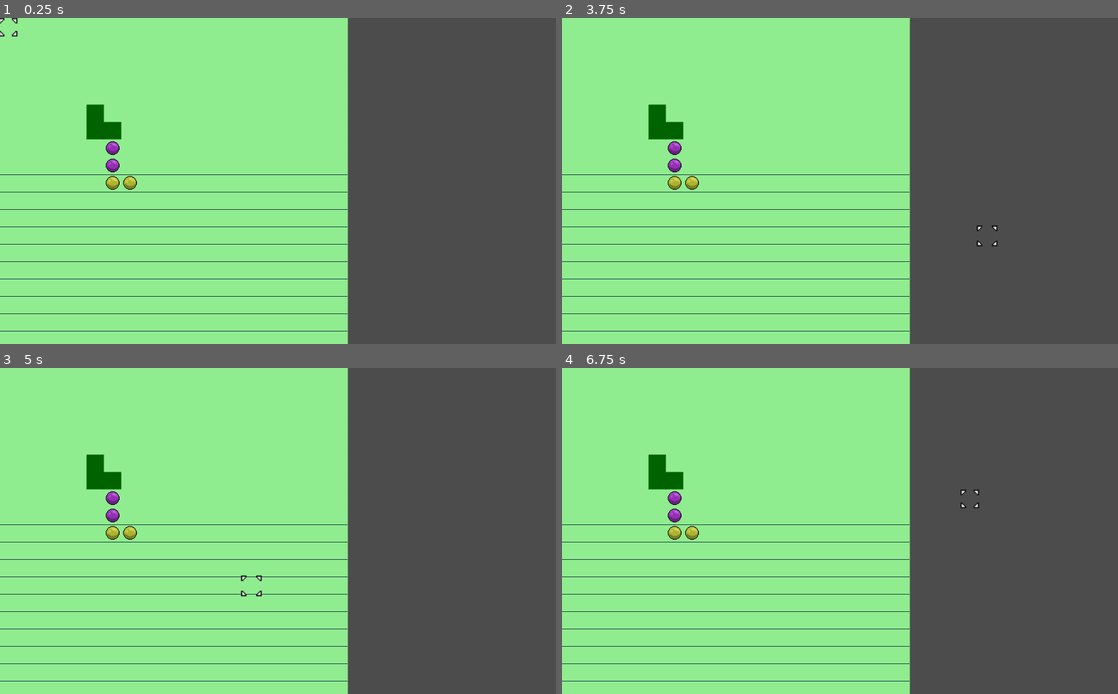
Above: before the commit, frames 1-4 (two rows, left to right).
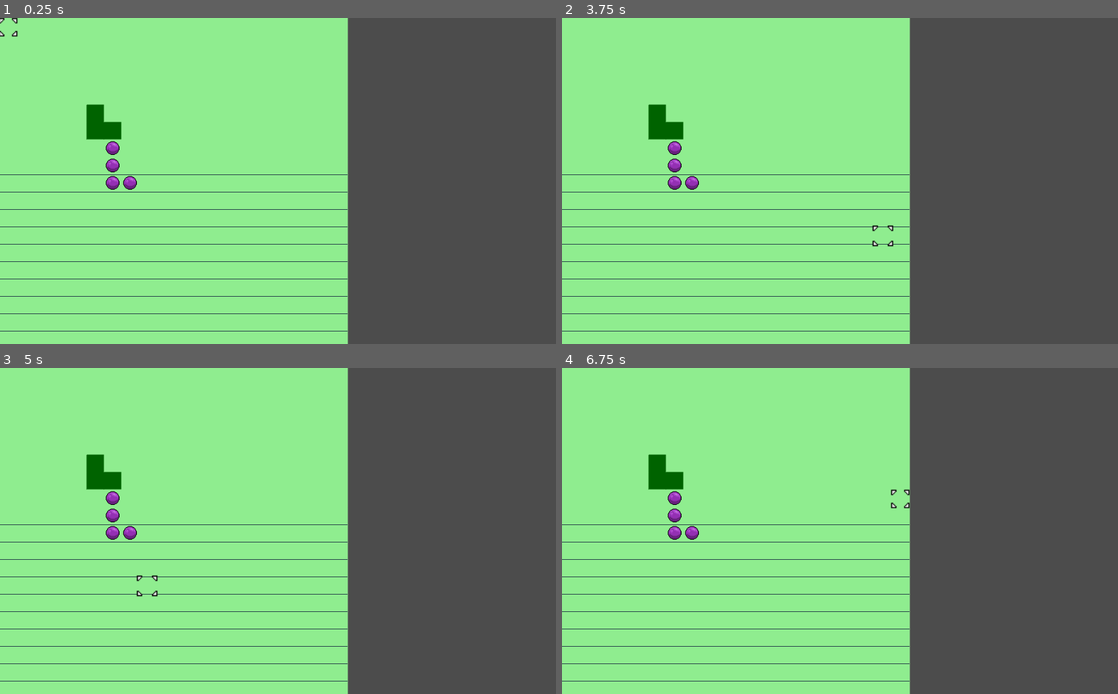
Above: after the commit, the same moments.

Repository: DaveRendell/gridcursor
Game: Godot game, scene res://SquareGrid.tscn
Two runs of this game, one before a commit and one after it. Both use one fixed random seed, a clock stepped at 60 frames per second and the inputs below.
Inputs (mouse positions are in pixels of both pictures, inside the frame that each line leads up to):
- Up to frame 1 (0.25 s): no input
- Up to frame 2 (3.75 s): tap Enter (ui_accept) at 0.5, 0.77, 1.52, 2.75, 3.02 s; move the mouse to (962, 164) at 0.52 s; hold Right (ui_right) 0.53-1.28 s; click (962, 164) at 0.67 s; move the mouse to (728, 197) at 1.27 s; hold Down (ui_down) 1.28-2.03 s; click (728, 197) at 1.42 s; move the mouse to (895, 109) at 2.02 s; hold Right (ui_right) 2.03-2.78 s; click (895, 109) at 2.17 s; move the mouse to (812, 246) at 2.77 s; hold Up (ui_up) 2.78-3.53 s; click (812, 246) at 2.92 s; move the mouse to (1006, 229) at 3.52 s; hold Left (ui_left) from 3.53 s (still down); click (1006, 229) at 3.67 s
- Up to frame 3 (5 s): keep holding Left (ui_left); tap Enter (ui_accept) at 3.77, 4.52 s; move the mouse to (111, 482) at 4.27 s; click (111, 482) at 4.42 s
- Up to frame 4 (6.75 s): move the mouse to (867, 531) at 5.02 s; release Left (ui_left) at 5.03 s; hold Down (ui_down) 5.03-5.78 s; click (867, 531) at 5.17 s; move the mouse to (756, 449) at 5.77 s; hold Right (ui_right) 5.78-6.53 s; click (756, 449) at 5.92 s; tap Enter (ui_accept) at 6.02, 6.5 s; move the mouse to (962, 514) at 6.52 s; hold Up (ui_up) from 6.53 s (still down); click (962, 514) at 6.67 s

The runs differ from the first frame. In frame 1, 0.1% of the frame differs, in the area x 19-25%, y 48-53%; in frame 2, 0.3%; in frame 3, 0.3%, in the area x 19-48%, y 48-71%; in frame 4, 0.3%.

Commit message:
Add manual path setting

Diff:
--- a/Grid.gd
+++ b/Grid.gd
@@ -8,6 +8,7 @@
 
 var terrain_grid: Array
 var highlights: Array = []
+var path = []
 
 var terrain_types = []
 
@@ -20,6 +21,7 @@
 
 var send_clicks_as_signal = false
 signal click
+signal cursor_move
 
 var transparent: bool = false
 
@@ -60,6 +62,10 @@
 # Should be overwritten to match the coordinate system of this grid
 func position_from_coordinates(x: int, y: int) -> Vector2:
 	push_error("Implement position_from_coordinates in inheriting scene")
+	return Vector2.ZERO
+
+func cell_centre_position(x: int, y: int) -> Vector2:
+	push_error("Implement cell_centre_position in inheriting scene")
 	return Vector2.ZERO
 
 # Takes a relative position and returns the 2D grid coordinates in an array
@@ -88,12 +94,21 @@
 		var colour = highlight[2]
 		colour.a = 0.3
 		draw_colored_polygon(cell_corners(x, y), colour, PoolVector2Array(), null, null, true)
+	if path.size() > 0:
+		for i in range(1, path.size()):
+			var from = cell_centre_position(path[i - 1][0], path[i - 1][1])
+			var to = cell_centre_position(path[i][0], path[i][1])
+
+			draw_line(from, to, Color.coral, grid_size * 0.5, true)
 
 func set_position_to_mouse_cursor():
 	var mouse_relative_position = get_global_mouse_position() - global_position
 	var coords = coordinates_from_position(mouse_relative_position)
-	cursor_x = coords[0]
-	cursor_y = coords[1]
+	if (cursor_x != coords[0]) or (cursor_y != coords[1]):
+		cursor_x = max(0, min(coords[0], grid_width - 1))
+		cursor_y = max(0, min(coords[1], grid_height - 1))
+		if send_clicks_as_signal:
+			emit_signal("cursor_move", self)
 
 func add_highlight(x: int, y: int, colour: Color):
 	highlights.append([x, y, colour])
@@ -116,19 +131,25 @@
 		output[node.x][node.y] = node
 	return output
 
+func move_cursor(d_x: int, d_y: int):
+	cursor_x += d_x
+	cursor_y += d_y
+	if send_clicks_as_signal:
+		emit_signal("cursor_move", self)
+
 func _input(event):
 	if active:
 		if event.is_action_pressed("ui_up") and cursor_y > 0:
-			cursor_y -= 1
+			move_cursor(0, -1)
 			$Cursor/ScrollStartTimer.start()
 		if event.is_action_pressed("ui_down") and cursor_y < grid_height - 1:
-			cursor_y += 1
+			move_cursor(0, 1)
 			$Cursor/ScrollStartTimer.start()
 		if event.is_action_pressed("ui_left") and cursor_x > 0:
-			cursor_x -= 1
+			move_cursor(-1, 0)
 			$Cursor/ScrollStartTimer.start()
 		if event.is_action_pressed("ui_right") and cursor_x < grid_width - 1:
-			cursor_x += 1
+			move_cursor(1, 0)
 			$Cursor/ScrollStartTimer.start()
 
 		if event.is_action_released("ui_up") \
@@ -149,21 +170,19 @@
 
 func scroll_cursor():
 	if Input.is_action_pressed("ui_up") and cursor_y > 0:
-		cursor_y -= 1
+		move_cursor(0, -1)
 	if Input.is_action_pressed("ui_down") and cursor_y < grid_height - 1:
-		cursor_y += 1
+		move_cursor(0, 1)
 	if Input.is_action_pressed("ui_left") and cursor_x > 0:
-		cursor_x -= 1
+		move_cursor(-1, 0)
 	if Input.is_action_pressed("ui_right") and cursor_x < grid_width - 1:
-		cursor_x += 1
+		move_cursor(1, 0)
 
 func click_position(x, y):
 	print("Clicked grid position %d %d" % [x, y])
 	if send_clicks_as_signal:
-		print("Sending grid click as signal")
 		emit_signal("click", self)
 	else:
-		print("Looking for selectable grid node")
 		for node in $GridNodes.get_children():
 			if node.has_method("select"):
 				if node.x == x and node.y == y:
@@ -181,7 +200,6 @@
 	$GridNodes.get_children()
 
 func draw_nodes():
-	print($GridNodes.get_child_count())
 	for node in $GridNodes.get_children():
 		var grid_node = (node as GridNode)
 		node.position = position_from_coordinates(grid_node.x, grid_node.y)
--- a/Grid.tscn
+++ b/Grid.tscn
@@ -24,7 +24,6 @@
 scale = Vector2( 2, 2 )
 z_index = 5
 frames = SubResource( 2 )
-frame = 1
 playing = true
 offset = Vector2( 7, 7 )
 
--- a/HexGrid.gd
+++ b/HexGrid.gd
@@ -15,11 +15,12 @@
 	return out
 
 
-# QQ: Still not quite right
 func coordinates_from_position(p: Vector2) -> Array:
 	var coords = pixel_to_offset_hex(p.x - 0.5 * grid_size, p.y- 0.5 * grid_size)
 	return coords
 
+func cell_centre_position(x: int, y: int) -> Vector2:
+	return position_from_coordinates(x, y) + Vector2(0.5 * grid_size, hex_size)
 
 func draw_grid():
 	# Set background dimensions
--- a/HexGrid.tscn
+++ b/HexGrid.tscn
@@ -11,8 +11,7 @@
 show_behind_parent = true
 color = Color( 1, 1, 1, 0.513726 )
 
+[node name="Cursor" parent="." index="1"]
+frame = 1
+
 [node name="Unit" parent="GridNodes" index="0" instance=ExtResource( 3 )]
-movement_type = "foot"
-
-[node name="Highlights" parent="." index="3"]
-show_behind_parent = false
--- a/SquareGrid.gd
+++ b/SquareGrid.gd
@@ -5,6 +5,9 @@
 
 func position_from_coordinates(x: int, y: int) -> Vector2:
 	return Vector2(x * grid_size, y * grid_size)
+
+func cell_centre_position(x: int, y: int) -> Vector2:
+	return position_from_coordinates(x, y) + Vector2(0.5 * grid_size, 0.5 * grid_size)
 
 func coordinates_from_position(p: Vector2) -> Array:
 	return [p.x / grid_size, p.y / grid_size]
--- a/SquareGrid.tscn
+++ b/SquareGrid.tscn
@@ -10,6 +10,9 @@
 [node name="Background" parent="." index="0"]
 show_behind_parent = true
 
+[node name="Cursor" parent="." index="1"]
+frame = 1
+
 [node name="Unit" parent="GridNodes" index="0" instance=ExtResource( 4 )]
 x = 6
 y = 8
@@ -17,12 +20,10 @@
 [node name="Unit2" parent="GridNodes" index="1" instance=ExtResource( 4 )]
 x = 6
 y = 9
-team = 1
 
 [node name="Unit3" parent="GridNodes" index="2" instance=ExtResource( 4 )]
 x = 7
 y = 9
-team = 1
 
 [node name="Unit4" parent="GridNodes" index="3" instance=ExtResource( 4 )]
 x = 6
--- a/Unit.gd
+++ b/Unit.gd
@@ -10,7 +10,6 @@
 	if team == 1:
 		$AnimatedSprite.animation = "yellow"
 
-
 func select(grid):
 	var options = movement_options(grid)
 	grid.send_clicks_as_signal = true
@@ -18,6 +17,7 @@
 		grid.add_highlight(option[0], option[1], Color.aquamarine)
 
 	grid.connect("click", self, "handle_grid_click")
+	grid.connect("cursor_move", self, "handle_cursor_move")
 
 func handle_grid_click(grid):
 	var options = movement_options(grid)
@@ -34,7 +34,33 @@
 		grid.draw_nodes()
 		grid.clear_highlights()
 		grid.send_clicks_as_signal = false
+		grid.path = []
 		grid.disconnect("click", self, "handle_grid_click")
+		grid.disconnect("cursor_move", self, "handle_cursor_move")
+
+func handle_cursor_move(grid):
+	var c_x = grid.cursor_x
+	var c_y = grid.cursor_y
+	if grid.path.size() > 0:
+		var already_on_path = grid.path.find([c_x, c_y])
+		if already_on_path >= 0:
+			grid.path = grid.path.slice(0, already_on_path)
+			grid.update()
+			return
+		# TODO: if not adjacent, reset to auto
+		var path_end = grid.path[-1]
+		var adjacent_cells = grid.get_adjacent_cells(path_end[0], path_end[1])
+		if adjacent_cells.has([c_x, c_y]):
+			var manual_path = grid.path.duplicate()
+			manual_path.append([c_x, c_y])
+			if movement_cost_of_path(grid, manual_path) <= movement:
+				grid.path = manual_path
+				grid.update()
+				return
+	var auto_path = get_path_to_coords(grid, grid.cursor_x, grid.cursor_y)
+	if auto_path.size() > 0:
+		grid.path = auto_path
+		grid.update()
 
 func calculate_movement(grid):
 	# Generate grid containing movement free at each tile, initialise with all -1
@@ -62,9 +88,7 @@
 			for a in adjacent_cells:
 				var a_x = a[0]
 				var a_y = a[1]
-				# TODO update with terrain based movement cost
-				var a_terrain = grid.terrain_grid[a_x][a_y]
-				var a_cost = grid.terrain_types[a_terrain]["movement"][movement_type]
+				var a_cost = movement_cost_of_cell(grid, a_x, a_y)
 				var a_remain = u_remain - a_cost
 				var has_movement = a_remain > remaining_movement[a_x][a_y]
 				var a_node = node_array[a_x][a_y]
@@ -85,3 +109,38 @@
 			if remaining_movement[i][j] > -1:
 				options.append([i, j])
 	return options
+
+func movement_cost_of_cell(grid, i, j):
+	var terrain = grid.terrain_grid[i][j]
+	return grid.terrain_types[terrain]["movement"][movement_type]
+
+func get_path_to_coords(grid, i, j):
+	var remaining_movement = calculate_movement(grid)
+	if remaining_movement[i][j] < 0:
+		return []
+
+	var out = [[i, j]]
+	var u_x = i
+	var u_y = j
+	var u_remain = remaining_movement[i][j]
+	while (u_x != x) or (u_y != y):
+		var adjacent_cells = grid.get_adjacent_cells(u_x, u_y)
+		var u_cost = movement_cost_of_cell(grid, u_x, u_y)
+		for a in adjacent_cells:
+			var a_x = a[0]
+			var a_y = a[1]
+			var a_remain = remaining_movement[a_x][a_y]
+			if a_remain == u_remain + u_cost:
+				out.append([a_x, a_y])
+				u_x = a_x
+				u_y = a_y
+				u_remain = a_remain
+				break
+	out.invert()
+	return out
+
+func movement_cost_of_path(grid, p: Array):
+	var cost = 0
+	for i in range(1, p.size()):
+		cost += movement_cost_of_cell(grid, p[i][0], p[i][1])
+	return cost
